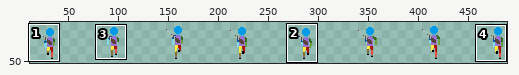
File history of a sprite sheet, The Fallen Guardian/Assets/Art/Characters/Player/Move/Player_Move_Up.png. The first picture is a wide view before the edit; the outline marks the close-up.
Close-up. First the earlier version:
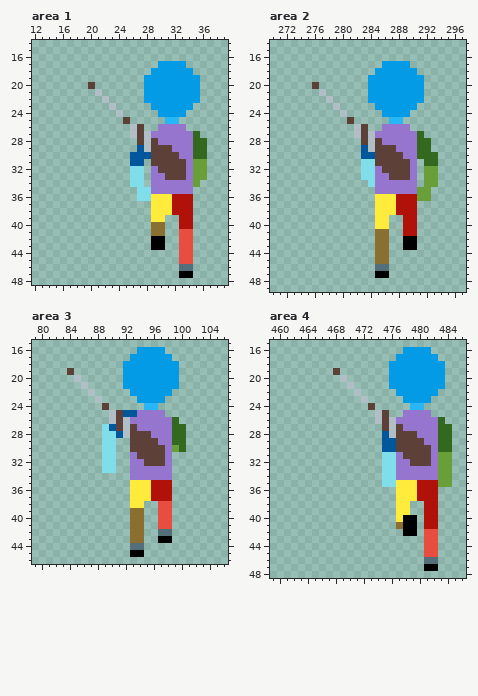
The file is 512x64 pixels. Shown: area 1: x 12..39, y 14..48; area 2: x 270..297, y 14..49; area 3: x 79..106, y 15..46; area 4: x 459..486, y 15..48. The wide view leaves out empty margins. The commit also changed other parts of the picture, which this record leaves out.
And afterwards:
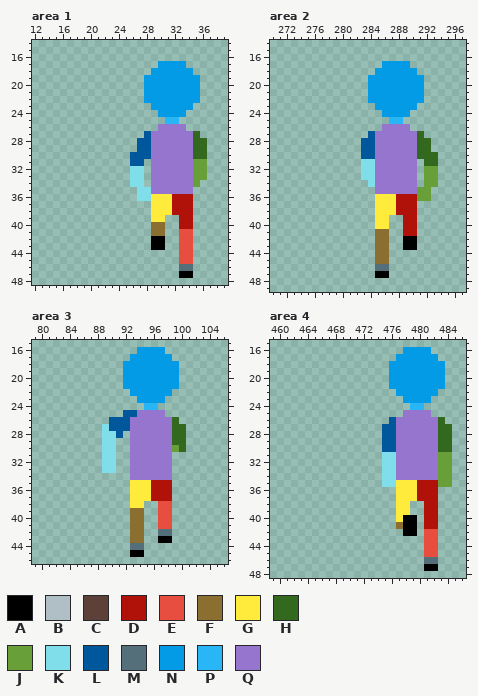
Palette (. is transparent): A #000000  B #b0bec5  C #5d4037  D #b0120a  E #e84e40  F #8a6f30  G #ffeb3b  H #33691e  J #689f38  K #80deea  L #01579b  M #546e7a  N #039be5  P #29b6f6  Q #9575cd
Changes in this commit:
Area 1:
The edit turns colour B into colour L in rows 27 to 29 at x 28.
The edit turns colour C into colour L in row 28 at x 27.
The edit turns colour C into colour Q in row 28 at x 29; in row 29 at x 29 to 31; in row 30 at x 29 to 32; in row 31 at x 29 to 33; in row 32 at x 30 to 33; in row 33 at x 31 to 33.
The author cleared colour B in row 21 at x 21; in row 22 at x 22; in row 23 at x 23; in row 24 at x 24; in rows 26 to 27 at x 26.
The author cleared colour C in row 20 at x 20; in row 25 at x 25; in rows 26 to 27 at x 27.
Area 2:
The edit turns colour B into colour L in rows 27 to 29 at x 284.
The edit turns colour C into colour L in row 28 at x 283.
The edit turns colour C into colour Q in row 28 at x 285; in row 29 at x 285 to 287; in row 30 at x 285 to 288; in row 31 at x 285 to 289; in row 32 at x 286 to 289; in row 33 at x 287 to 289.
The author cleared colour B in row 21 at x 277; in row 22 at x 278; in row 23 at x 279; in row 24 at x 280; in rows 26 to 27 at x 282.
The author cleared colour C in row 20 at x 276; in row 25 at x 281; in rows 26 to 27 at x 283.
Area 3:
The edit turns colour B into colour L in row 26 at x 90 and 92; in row 27 at x 92.
The edit turns colour C into colour L in rows 26 to 27 at x 91.
The edit turns colour C into colour Q in row 27 at x 93; in row 28 at x 93 to 95; in row 29 at x 93 to 96; in row 30 at x 93 to 97; in row 31 at x 94 to 97; in row 32 at x 95 to 97.
The author cleared colour B in row 20 at x 85; in row 21 at x 86; in row 22 at x 87; in row 23 at x 88; in row 25 at x 90; in row 28 at x 92.
The author cleared colour C in row 19 at x 84; in row 24 at x 89; in row 25 at x 91.
Area 4:
The edit turns colour B into colour L in rows 26 to 28 at x 476.
The edit turns colour C into colour L in row 27 at x 475.
The edit turns colour C into colour Q in row 27 at x 477; in row 28 at x 477 to 479; in row 29 at x 477 to 480; in row 30 at x 477 to 481; in row 31 at x 478 to 481; in row 32 at x 479 to 481.
The author cleared colour B in row 20 at x 469; in row 21 at x 470; in row 22 at x 471; in row 23 at x 472; in rows 25 to 26 at x 474.
The author cleared colour C in row 19 at x 468; in row 24 at x 473; in rows 25 to 26 at x 475.
Boxes around the changes in both close-ups, in picture pixels (x1, y1, x2, y2):
changed: (88, 82, 186, 180)
changed: (312, 82, 410, 180)
changed: (67, 368, 165, 466)
changed: (333, 368, 431, 466)
